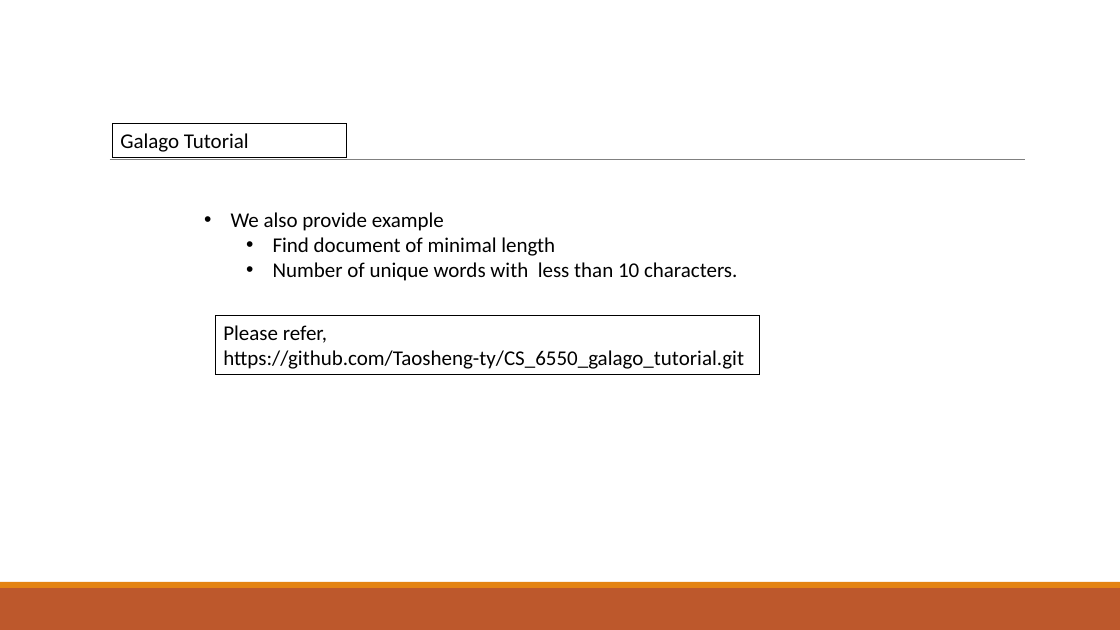
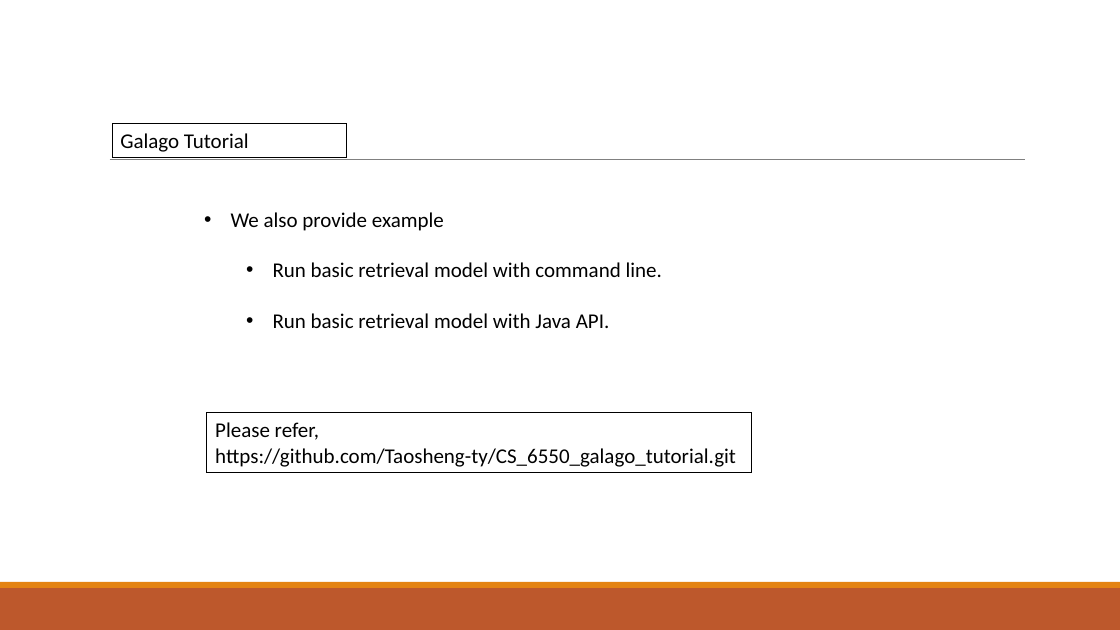
Before and after one commit to Taosheng-ty/CS_6550_galago_tutorial, a slide deck: slide 6 of tutorial_2.pptx (slide 8 before the commit). Drawn at 1120x630 pixels with LibreOffice and Linux fonts; fonts in the diff are those of the drawing. Boxes give left, top, right and bottom in pixels: in the first picture for what was removed or moved away, otherwise in the second. Text is boxed around its words. In the diff, an @@ line names an element or a change of style, - is before the commit and + after.

```diff
--- a/tutorial_2.pptx
+++ b/tutorial_2.pptx
@@ text at box(273, 262, 662, 328): text changed @@
-  • Find document of minimal length
-  • Number of unique words with less than 10 characters.
+  • Run basic retrieval model with command line.
+  • Run basic retrieval model with Java API.
@@ rectangle "Please refer,": place and size @@
-rectangle "Please refer," at box(215, 315, 760, 375)
+rectangle "Please refer," at box(207, 413, 751, 473)
```
Also in this commit, not shown: 1 other slide changed, 4 slides added, 6 slides removed.
